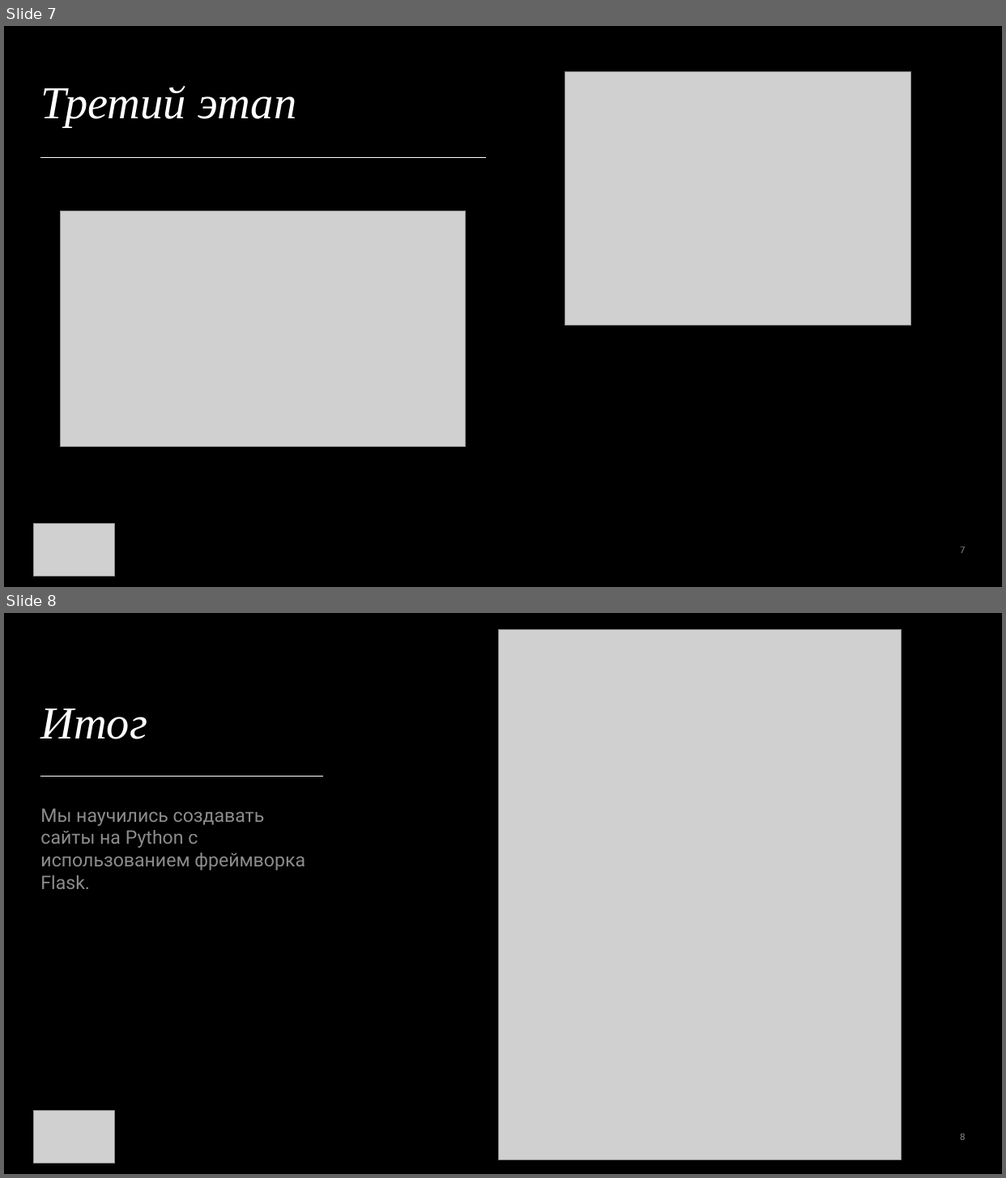
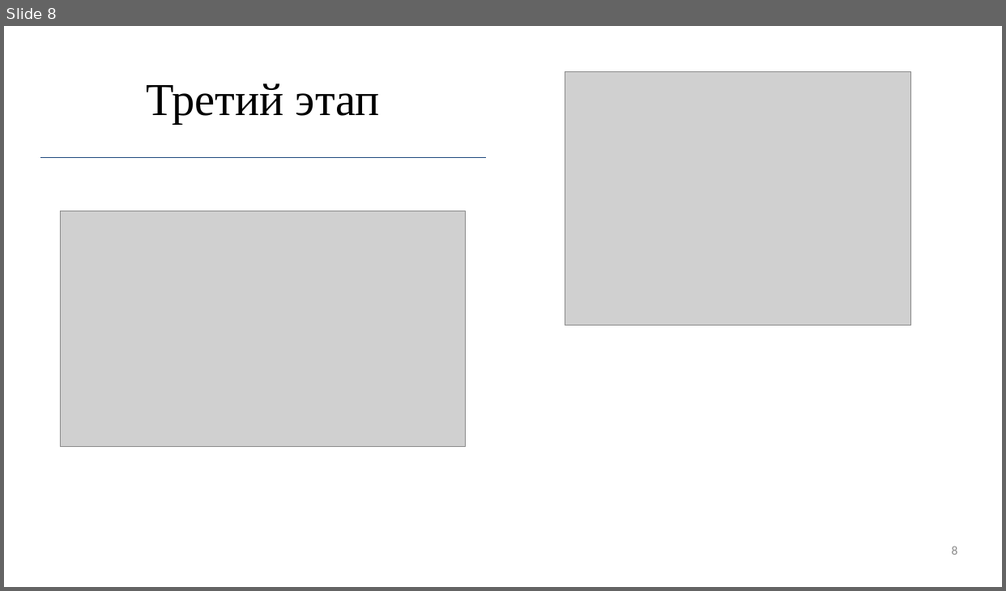
Before and after one commit to R1ccoon/Ip3s, a slide deck: not_site_files/pres.pptx. Shown one above the other, each under a label of ours: slides 7 and 8 before the commit, slide 8 after it. The pictures are 1006x1178 and 1006x591 pixels, drawn with LibreOffice and Linux fonts; fonts in the diff are those of the drawing; grey boxes stand for pictures. Boxes give left, top, right and bottom in pixels: in the first picture for what was removed or moved away, otherwise in the second. Text is boxed around its words. In the diff, an @@ line names an element or a change of style, - is before the commit and + after.

```diff
--- a/not_site_files/pres.pptx
+++ b/not_site_files/pres.pptx
@@ slide 8 removed at box(4, 613, 1002, 1174), background #000000 @@
@@ picture removed at box(499, 629, 901, 1161) @@
@@ title removed at box(40, 709, 147, 739) @@
-Итог
@@ line removed from (40, 776) to (324, 776) @@
@@ text removed at box(40, 808, 305, 889) @@
-Мы научились создавать сайты на Python с использованием фреймворка Flask.
@@ picture removed at box(34, 1111, 115, 1164) @@
@@ page number removed at box(960, 1134, 965, 1140) @@
-8
@@ what was slide 7 is now slide 8 @@
@@ slide 8 changed as well @@
@@ background #000000 to #FFFFFF @@
@@ title "Третий этап" at box(146, 84, 380, 124): text colour #FFFFFF to #000000, italic off; alignment left to centre @@
@@ line (40, 158) - (486, 158): stroke #FFFFFF 0.5 pt to #1F497D 0.5 pt @@
@@ picture removed at box(34, 524, 115, 577) @@
@@ page number at box(952, 546, 958, 555): text changed; size 9 to 12 pt; font Roboto to Calibri; text colour #FFFFFF at 55% opacity to #8C8C8C @@
-7
+8
```
Also in this commit, not shown: 7 other slides changed, 2 slides added.
